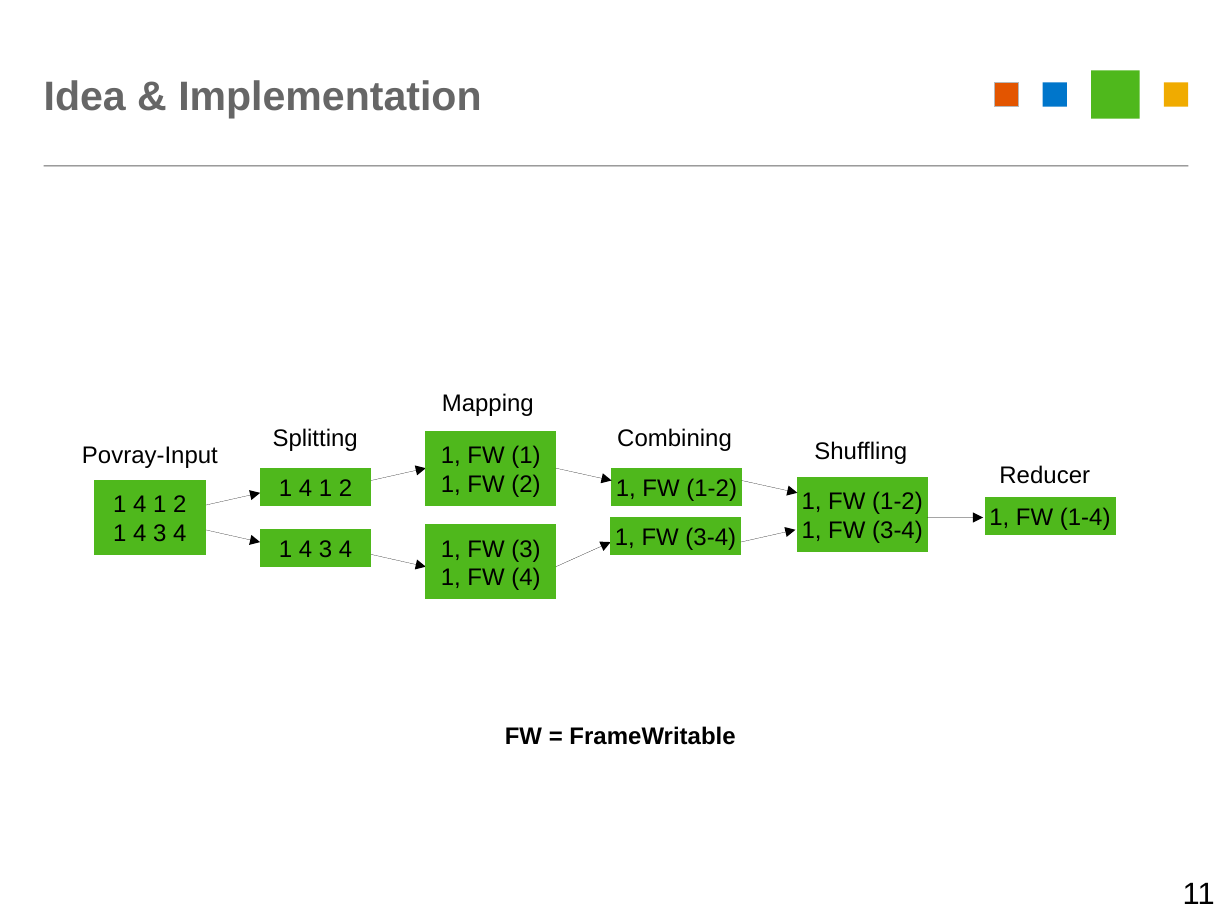
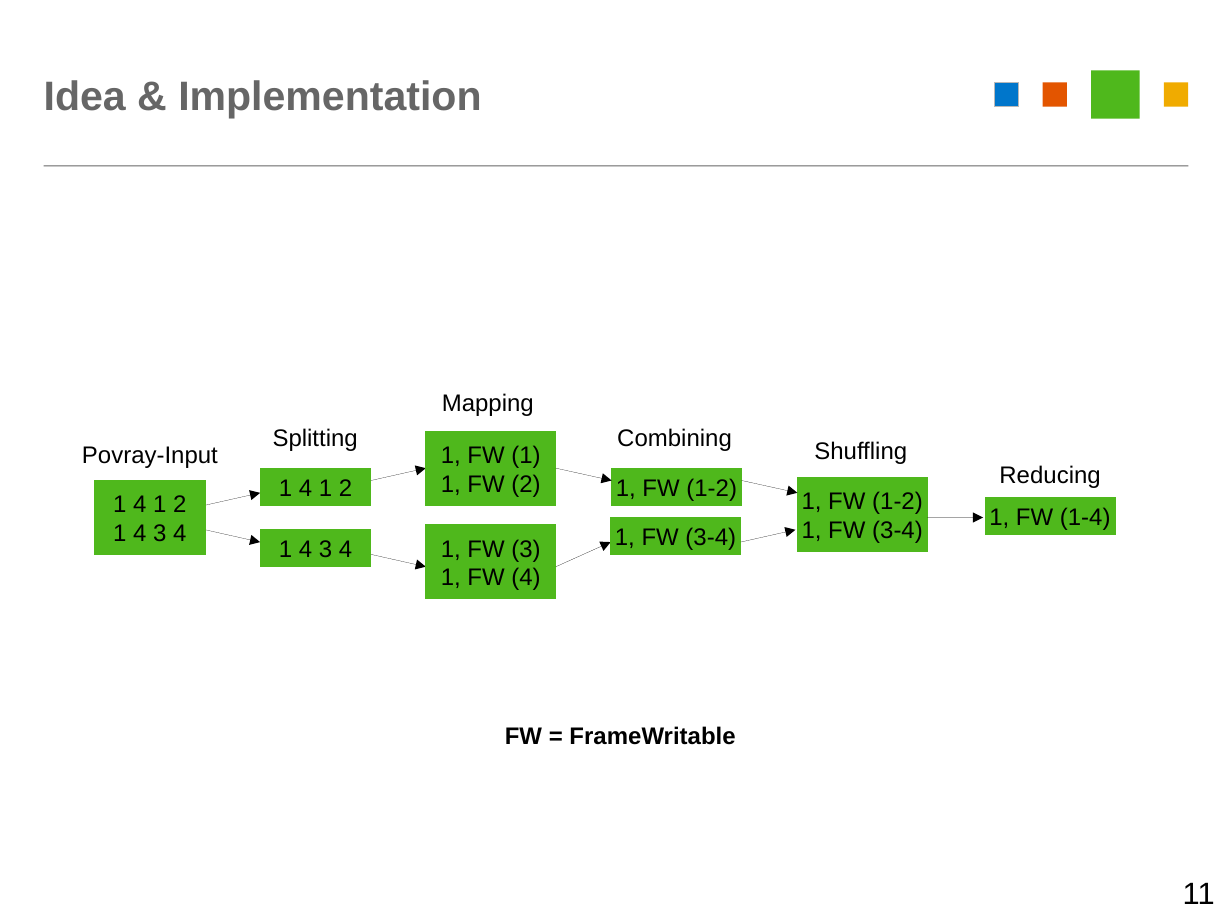
Before and after one commit to YarnSeemannsgarn/University_Innsbruck-Advanced_Distributed_and_Parallel_Systems-Homework_8, a slide deck: slide 13 of docs/presentation/map-reduce-povray.odp (slide 12 before the commit). Drawn at 1232x924 pixels with LibreOffice and Linux fonts; fonts in the diff are those of the drawing. Boxes give left, top, right and bottom in pixels: in the first picture for what was removed or moved away, otherwise in the second. Text is boxed around its words. In the diff, an @@ line names an element or a change of style, - is before the commit and + after.

Commit message:
Fix typo in presentation

```diff
--- a/docs/presentation/map-reduce-povray.odp
+++ b/docs/presentation/map-reduce-povray.odp
@@ rectangle at bbox=[994, 83, 1019, 107]: fill #E35500 to #0076CB @@
@@ rectangle at bbox=[1042, 83, 1067, 107]: fill #0076CB to #E35500 @@
@@ text at bbox=[999, 465, 1100, 488]: text changed @@
-Reducer
+Reducing
```
Also in this commit, not shown: 6 other slides changed, 1 slide added, 1 other file.
